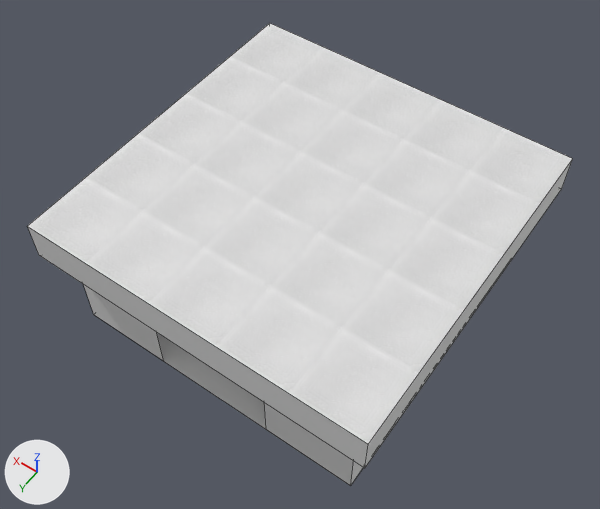
Renders of the Blender file assets/blender/musee/hall.blend from each side of a commit.
Before and after are seen from a 50 mm lens placed at (-13.9, 20.2, 33.8), pointed at (-0.4, 1.3, 4.2). The lights are fixed; the arrows at lower left show +X, +Y and +Z. Mesh edges are drawn as thin lines.

Objects in the first picture: 'Mur et sol', 'Plafond'.
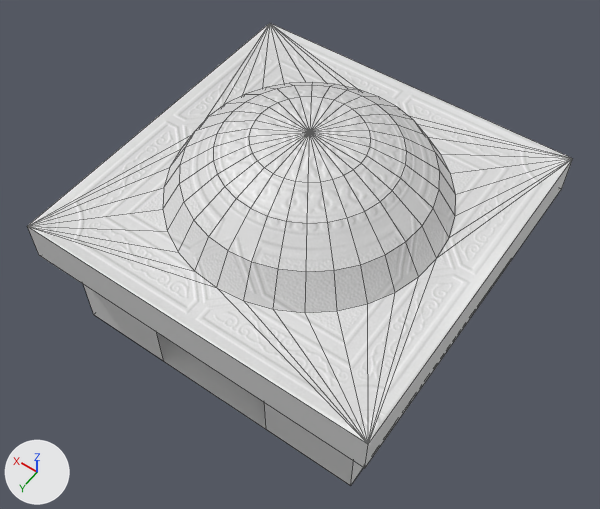
Commit message: Changed hall 3d model

Location of each change, [x1, y1, x2, y2] in pixels of the pictures (600 x 509 px):
```json
{"part": 1, "of": "me_cube_001", "change": "built on", "before": [28, 23, 573, 444], "after": [28, 23, 573, 444]}
```

Scene script edits in JSON lines:
```json
{"block": "me_cube_001", "where": "# used by ob_plafond; location = (0.0, 0.0, 0.0)"}
{"op": "remove", "block": "me_cube_001", "code": "me_cube_001.from_pydata(...)  # 16 vertices, 13 faces; spans x -8.5..8.5, y -8.5..8.5, z 5.0..7.0"}
{"op": "add", "block": "me_cube_001", "code": "me_cube_001.from_pydata(...)  # 145 vertices, 176 faces; spans x -8.5..8.5, y -8.5..8.5, z 5.0..10.5"}
{"block": "me_cube_001", "change": "me_cube_001 part 1"}
{"block": "me_cube_001", "change": "1 face is deleted"}
{"block": "me_cube_001", "change": "129 vertices are added at x -6.4..6.4, y -6.4..6.4, z 7.0..10.5"}
{"block": "me_cube_001", "change": "164 new faces join them, mat_plafond (picture img_toithall_jpg)"}
```
